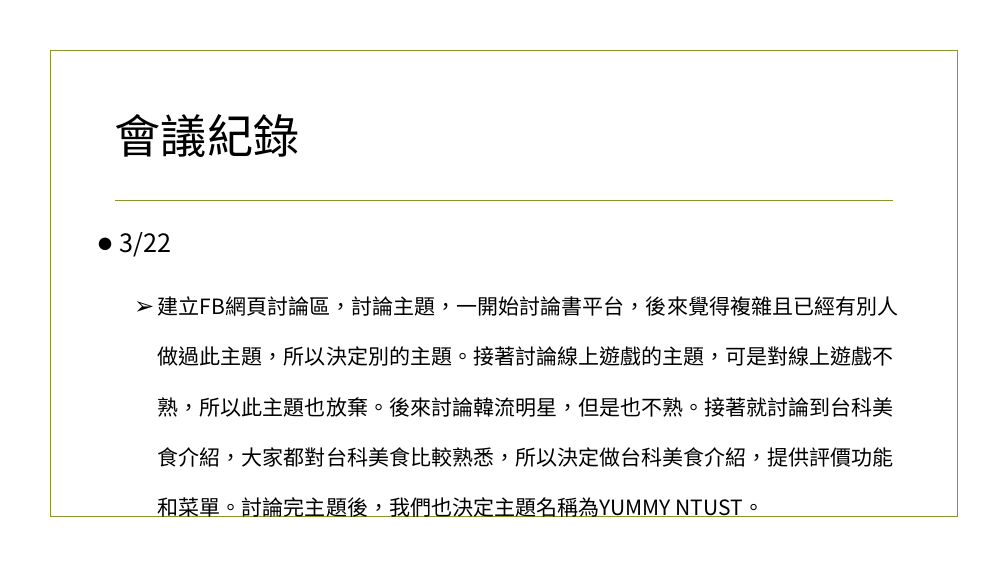
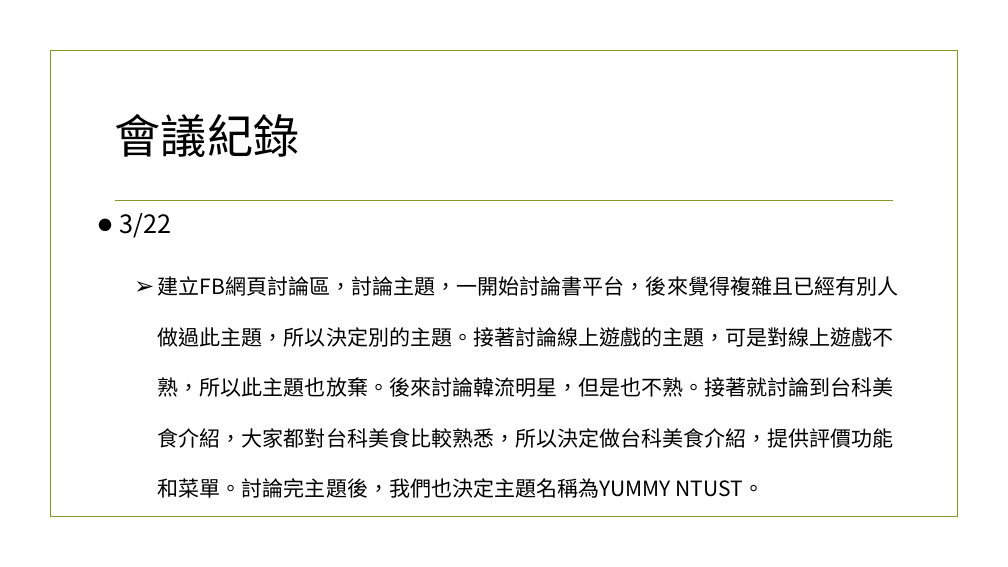
Before and after one commit to NTUST/Team-8, a slide deck: slide 5 of YUMMY-NTUST.pptx (slide 7 before the commit). Drawn at 1008x567 pixels with LibreOffice and Linux fonts; fonts in the diff are those of the drawing; background and template pictures are left out. Boxes give left, top, right and bottom in pixels: in the first picture for what was removed or moved away, otherwise in the second. Text is boxed around its words. In the diff, an @@ line names an element or a change of style, - is before the commit and + after.

```diff
--- a/YUMMY-NTUST.pptx
+++ b/YUMMY-NTUST.pptx
@@ text "3/22": place and size @@
-text "3/22" at <box>120,232,899,517</box>
+text "3/22" at <box>120,213,899,498</box>
```
Also in this commit, not shown: 5 other slides changed, 2 slides removed.
